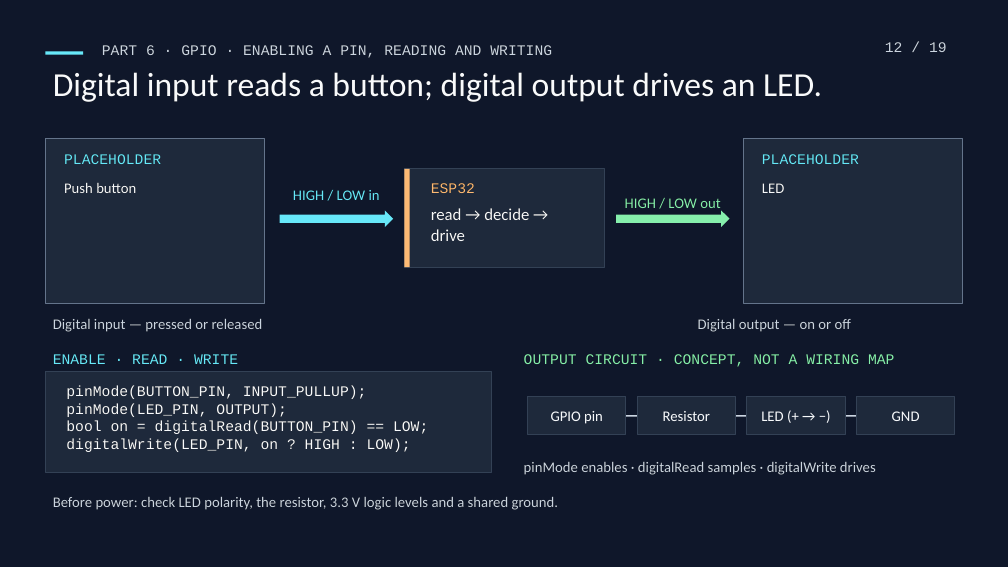
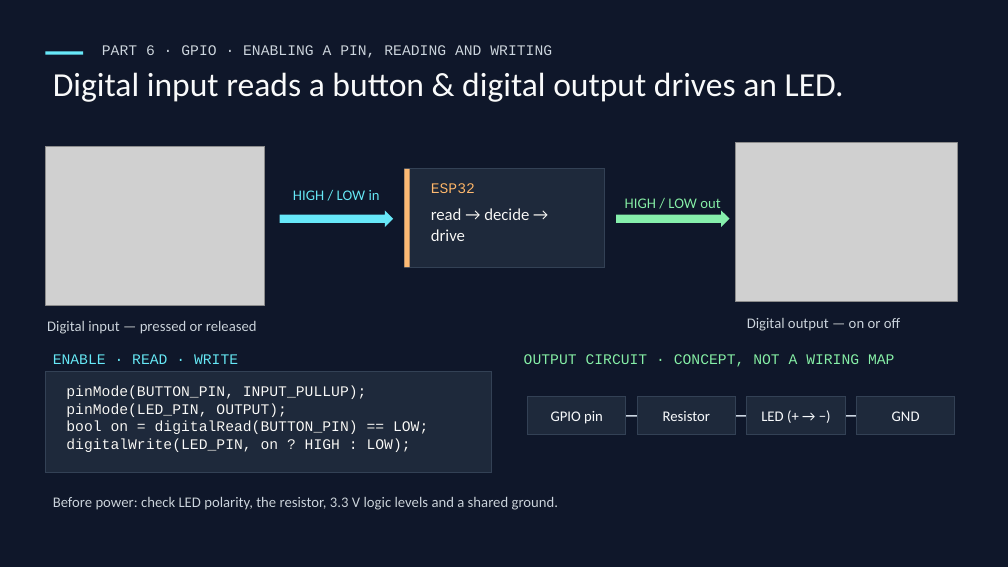
Before and after one commit to kaifshaheemj/iot-workshop, a slide deck: slide 12 of presentations/From-Sensors-to-Smart-Systems.pptx. Drawn at 1008x567 pixels with LibreOffice and Linux fonts; fonts in the diff are those of the drawing; grey boxes stand for pictures. Boxes give left, top, right and bottom in pixels: in the first picture for what was removed or moved away, otherwise in the second. Text is boxed around its words. In the diff, an @@ line names an element or a change of style, - is before the commit and + after.

```diff
--- a/presentations/From-Sensors-to-Smart-Systems.pptx
+++ b/presentations/From-Sensors-to-Smart-Systems.pptx
@@ text removed at [885, 42, 947, 52] @@
-12 / 19
@@ text at [53, 72, 844, 102]: text changed @@
-Digital input reads a button; digital output drives an LED.
+Digital input reads a button & digital output drives an LED.
@@ rectangle removed at [45, 138, 265, 302] @@
@@ picture added at [45, 147, 265, 306] @@
@@ picture added at [736, 143, 957, 302] @@
@@ rectangle removed at [743, 138, 963, 302] @@
@@ text removed at [64, 154, 161, 164] @@
-PLACEHOLDER
@@ text removed at [762, 154, 859, 164] @@
-PLACEHOLDER
@@ text removed at [64, 183, 136, 193] @@
-Push button
@@ text removed at [762, 183, 784, 193] @@
-LED
@@ text "Digital input — pressed or ...": place and size @@
-text "Digital input — pressed or ..." at [53, 319, 263, 332]
+text "Digital input — pressed or ..." at [47, 321, 257, 334]
@@ text "Digital output — on or ...": place and size @@
-text "Digital output — on or ..." at [698, 319, 851, 332]
+text "Digital output — on or ..." at [747, 318, 900, 331]
@@ text removed at [524, 462, 876, 475] @@
-pinMode enables · digitalRead samples · digitalWrite drives
```
Also in this commit, not shown: 17 other slides changed, 1 slide added, 2 slides removed, 6 other files.
